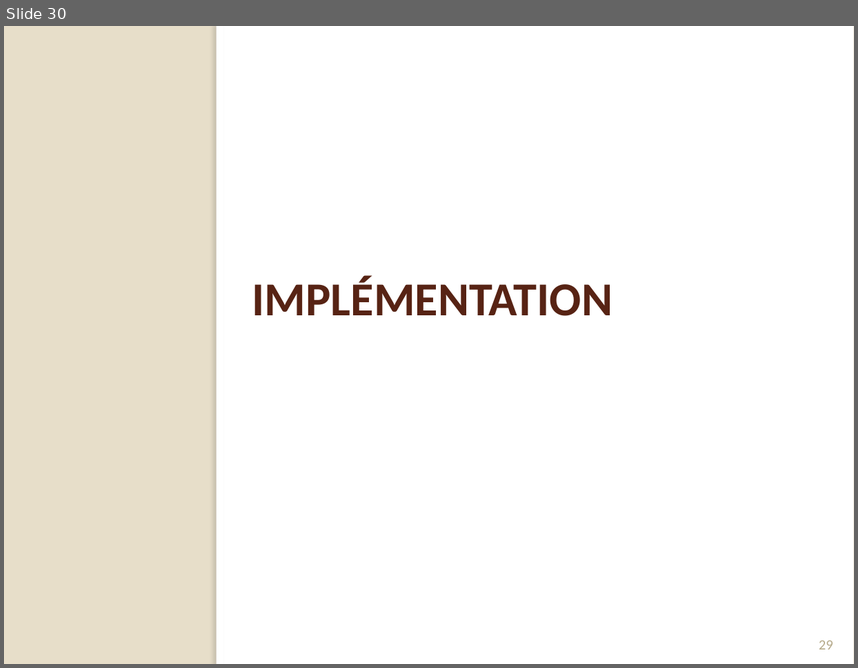
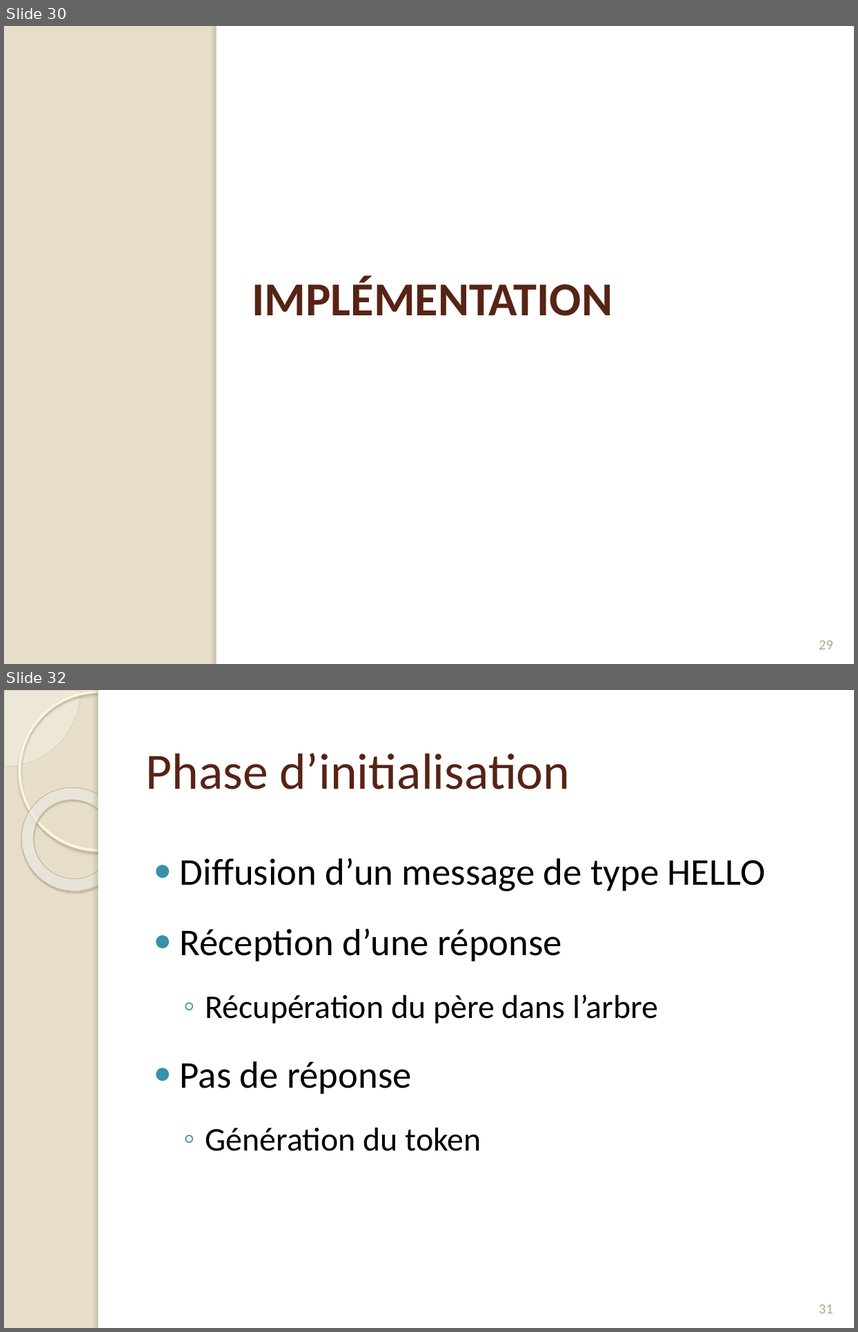
Before and after one commit to Origraena/moca, a slide deck: fmin212/Presentation/presAlgoDist.pptx. Shown one above the other, each under a label of ours: slide 30 before the commit, slides 30 and 32 after it; the slides between them are not shown. The pictures are 858x668 and 858x1332 pixels, drawn with LibreOffice and Linux fonts; fonts in the diff are those of the drawing. Boxes give left, top, right and bottom in pixels: in the first picture for what was removed or moved away, otherwise in the second. Text is boxed around its words. In the diff, an @@ line names an element or a change of style, - is before the commit and + after.

```diff
--- a/fmin212/Presentation/presAlgoDist.pptx
+++ b/fmin212/Presentation/presAlgoDist.pptx
@@ slide 32 added at [4, 690, 854, 1328], background #E7DEC9 @@
@@ pie slice (boxed as its full ellipse) added at [4, 690, 81, 767], fill #FEFAF4 at 33% opacity, outline #D3C39F 0.25 pt @@
@@ ellipse added at [19, 691, 177, 850], outline #FFF5DE 2.15 pt @@
@@ rectangle added at [99, 690, 854, 1328], fill #FFFFFF @@
@@ rectangle added at [99, 690, 105, 1328], fill #FFFFFF @@
@@ donut added at [4, 767, 146, 912], fill gradient #FFFCF6 to #FFFEFB to #F0D28E, outline #C7B893 0.58 pt @@
@@ title added at [146, 753, 570, 789], 43 pt, text #572314 @@
+Phase d’initialisation
@@ text added at [180, 858, 766, 1151], 32 pt, text #000000 @@
+● Diffusion d’un message de type HELLO
+● Réception d’une réponse
+  ◦ Récupération du père dans l’arbre
+● Pas de réponse
+  ◦ Génération du token
@@ page number added at [819, 1304, 833, 1313], 12 pt, text #B6A98A @@
+31
```
Also in this commit, not shown: 5 other slides added, 5 other files.
